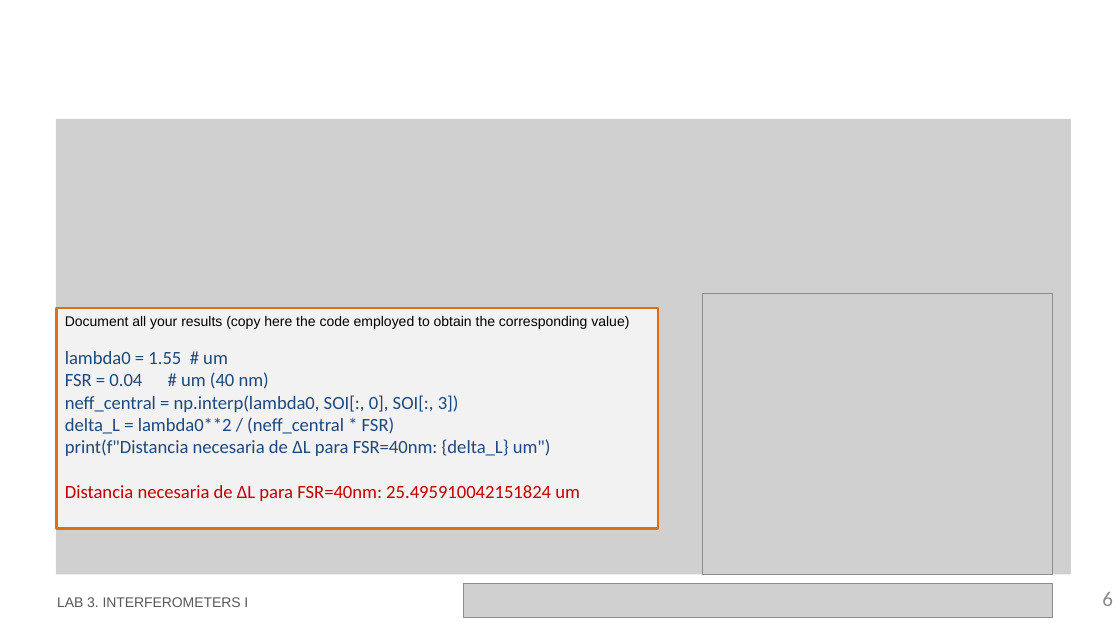
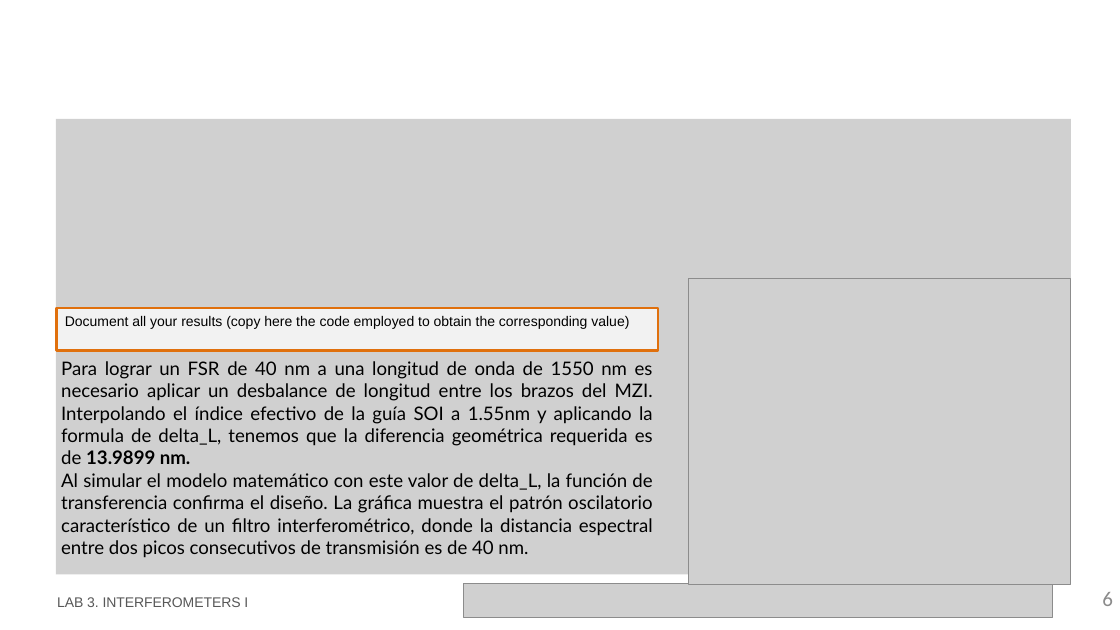
Before and after one commit to MariaJulve/pic-upv-lab3, a slide deck: slide 6 of LabBook_3.pptx. Drawn at 1120x630 pixels with LibreOffice and Linux fonts; fonts in the diff are those of the drawing; grey boxes stand for pictures; background and template pictures are left out. Boxes give left, top, right and bottom in pixels: in the first picture for what was removed or moved away, otherwise in the second. Text is boxed around its words. In the diff, an @@ line names an element or a change of style, - is before the commit and + after.

```diff
--- a/LabBook_3.pptx
+++ b/LabBook_3.pptx
@@ picture: place and size @@
-picture at <box>702,294,1052,575</box>
+picture at <box>689,279,1070,585</box>
@@ rectangle "Document all your results (copy ...": place and size @@
-rectangle "Document all your results (copy ..." at <box>56,308,658,529</box>
+rectangle "Document all your results (copy ..." at <box>56,308,658,350</box>
@@ text in rectangle at <box>65,351,580,501</box>: paragraphs removed @@
-lambda0 = 1.55 # um
-FSR = 0.04 # um (40 nm)
-neff_central = np.interp(lambda0, SOI[:, 0], SOI[:, 3])
-delta_L = lambda0**2 / (neff_central * FSR)
-print(f"Distancia necesaria de ΔL para FSR=40nm: {delta_L} um")
-Distancia necesaria de ΔL para FSR=40nm: 25.495910042151824 um
@@ text added at <box>61,361,653,558</box>, 16 pt, text #000000 @@
+Para lograr un FSR de 40 nm a una longitud de onda de 1550 nm es necesario aplicar un desbalance de longitud entre los brazos del MZI. Interpolando el índice efectivo de la guía SOI a 1.55nm y aplicando la formula de delta_L, tenemos que la diferencia geométrica requerida es de 13.9899 nm.
+Al simular el modelo matemático con este valor de delta_L, la función de transferencia confirma el diseño. La gráfica muestra el patrón oscilatorio característico de un filtro interferométrico, donde la distancia espectral entre dos picos consecutivos de transmisión es de 40 nm.
```
Also in this commit, not shown: 3 other slides changed, 1 other file.
